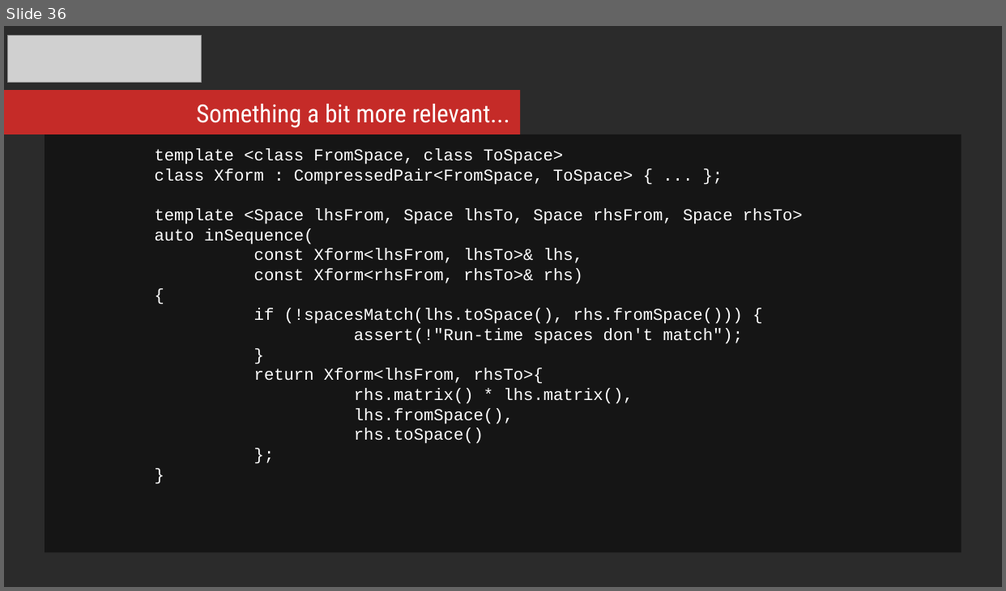
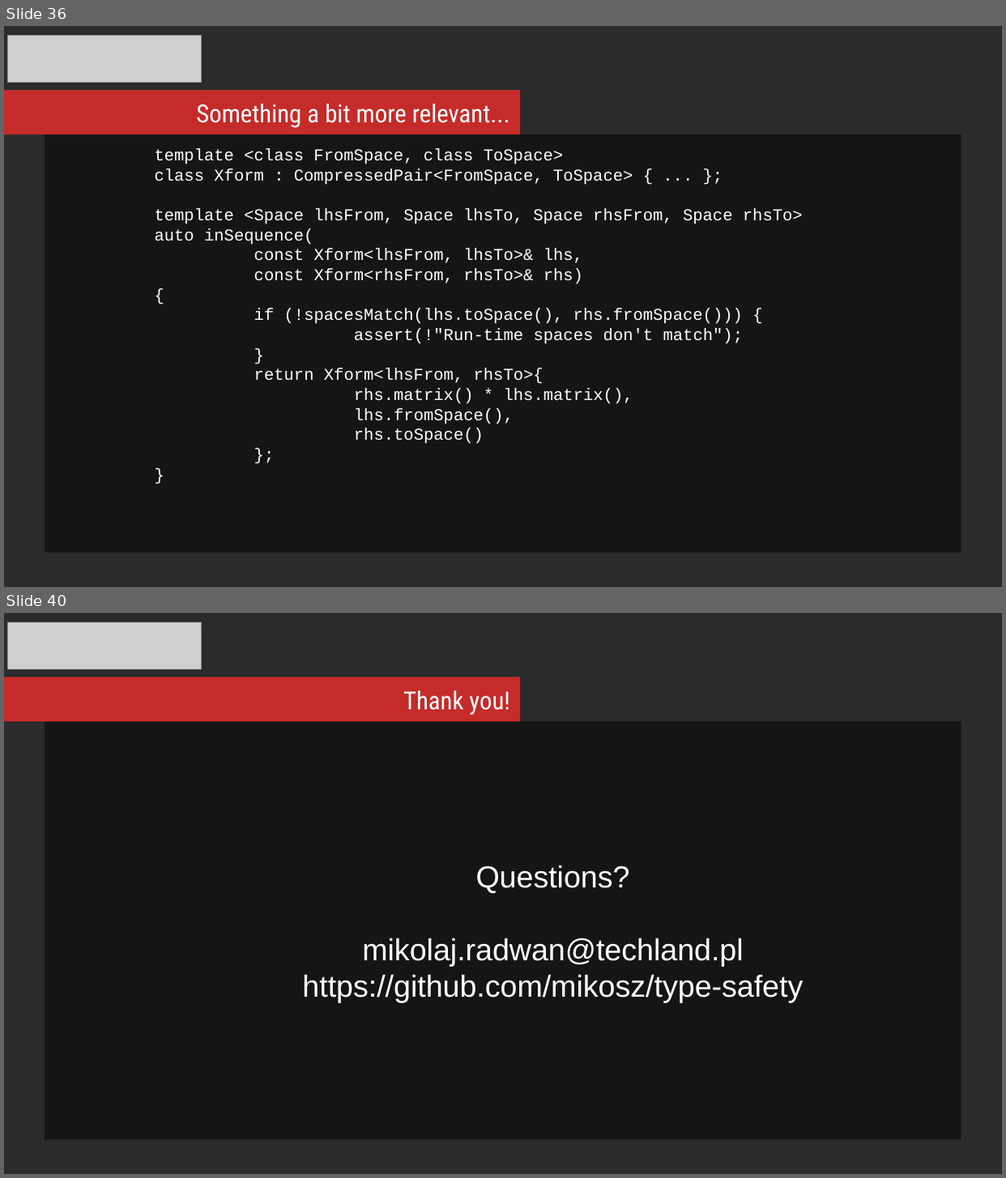
Before and after one commit to mikosz/type-safety, a slide deck: ask-not-what-you-can-do-for-the-compiler.odp. Shown one above the other, each under a label of ours: slide 36 before the commit, slides 36 and 40 after it; the slides between them are not shown. The pictures are 1006x591 and 1006x1178 pixels, drawn with LibreOffice and Linux fonts; fonts in the diff are those of the drawing; grey boxes stand for pictures; background and template pictures are left out; a plain dark background stands for a picture behind light text. Boxes give left, top, right and bottom in pixels: in the first picture for what was removed or moved away, otherwise in the second. Text is boxed around its words. In the diff, an @@ line names an element or a change of style, - is before the commit and + after.

```diff
--- a/ask-not-what-you-can-do-for-the-compiler.odp
+++ b/ask-not-what-you-can-do-for-the-compiler.odp
@@ slide 40 added at box(4, 613, 1002, 1174), background picture (left out) @@
@@ picture added at box(8, 622, 202, 669) @@
@@ rectangle added at box(4, 677, 520, 721), fill #C52B28 @@
@@ text added at box(403, 691, 509, 715), 18 pt, text #FFFFFF @@
+Thank you!
@@ rectangle added at box(45, 722, 961, 1139), fill #000000 at 51% opacity, 22 pt, text #FFFFFF @@
+Questions?
+mikolaj.radwan@techland.pl
+https://github.com/mikosz/type-safety
```
Also in this commit, not shown: 3 other slides added, 16 other files.
